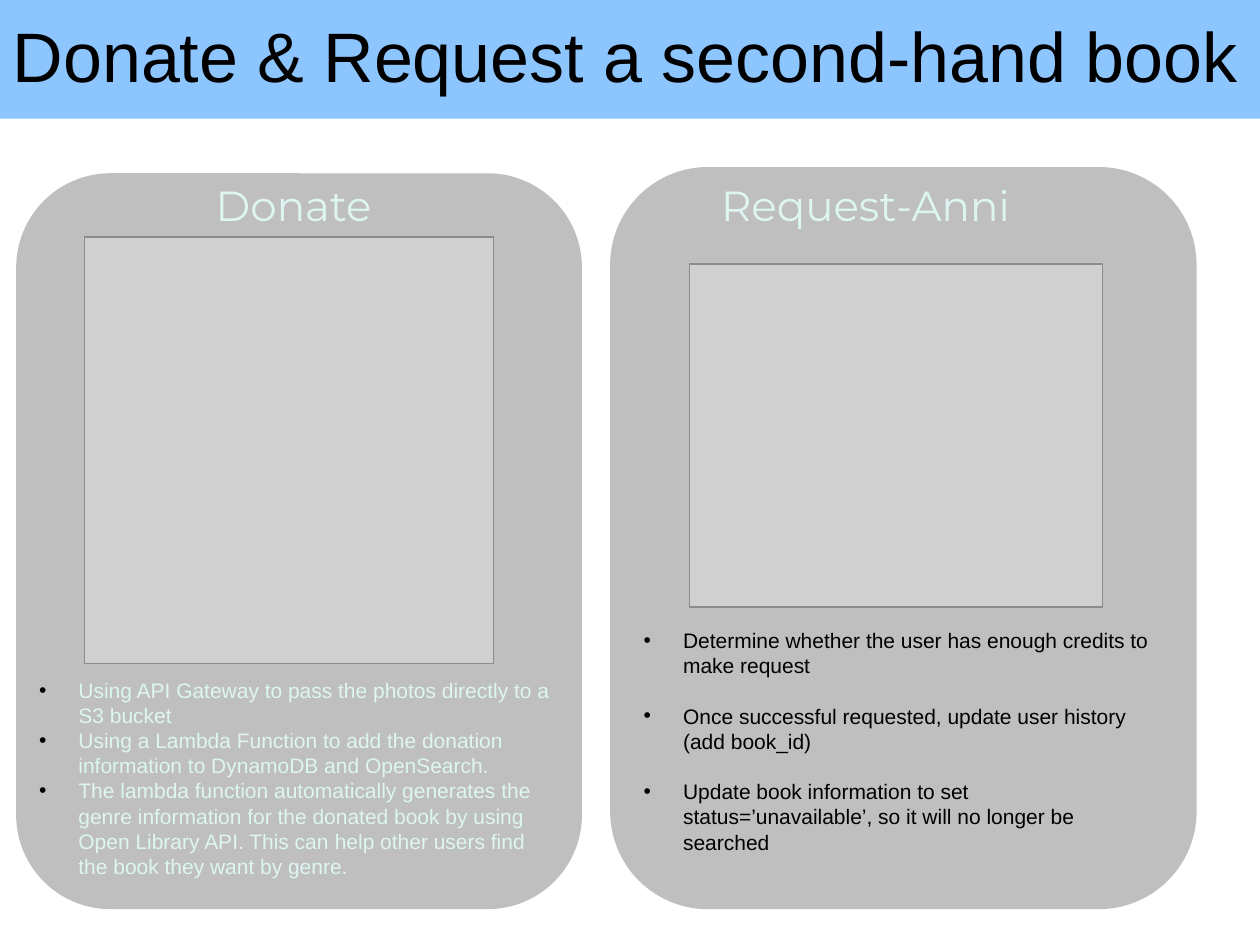
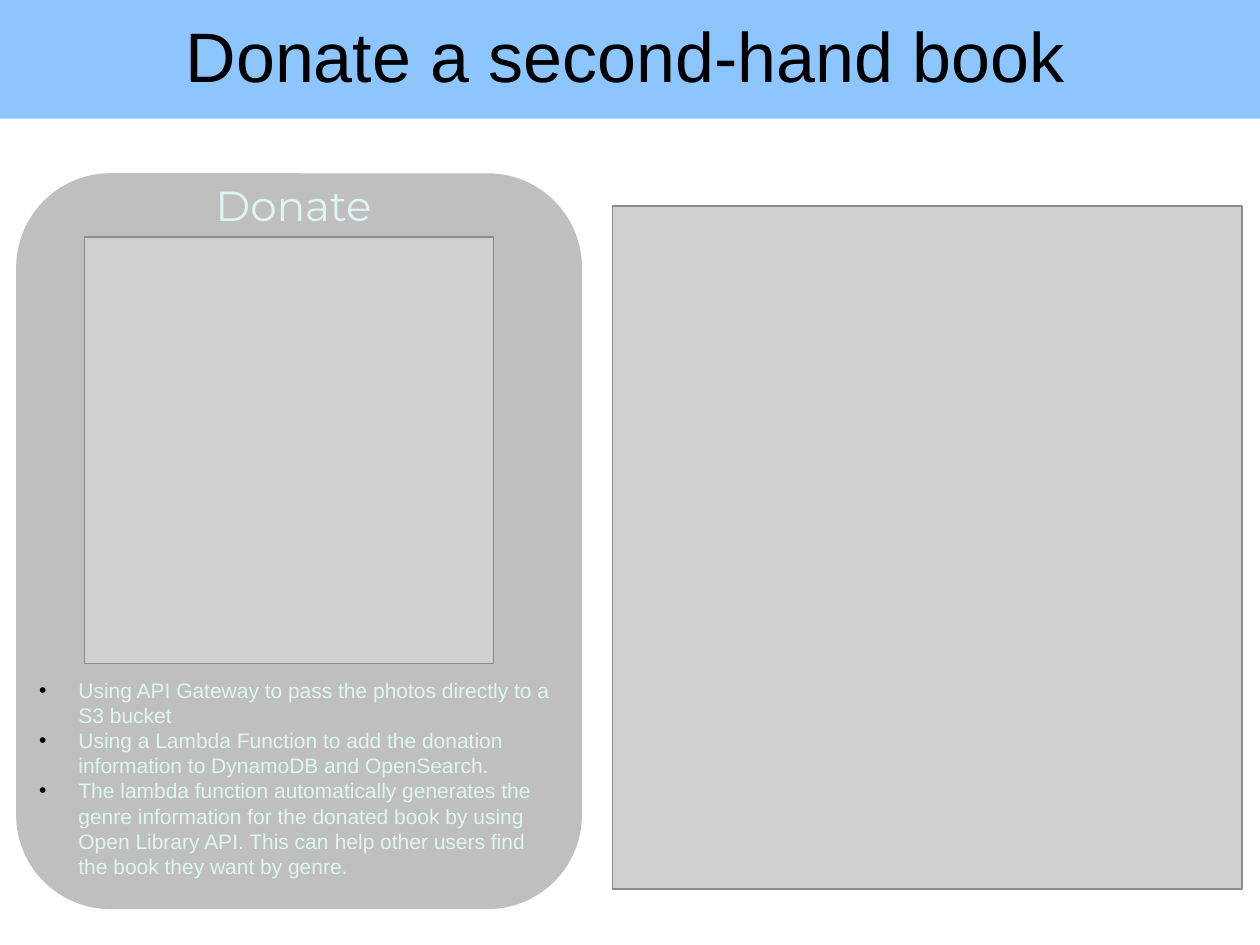
Before and after one commit to thcui/book-exchange, a slide deck: slide 4 of presentation-book-exchange.pptx. Drawn at 1260x945 pixels with LibreOffice and Linux fonts; fonts in the diff are those of the drawing; grey boxes stand for pictures; background and template pictures are left out. Boxes give left, top, right and bottom in pixels: in the first picture for what was removed or moved away, otherwise in the second. Text is boxed around its words. In the diff, an @@ line names an element or a change of style, - is before the commit and + after.

```diff
--- a/presentation-book-exchange.pptx
+++ b/presentation-book-exchange.pptx
@@ title at [186, 31, 1065, 83]: text changed @@
-Donate & Request a second-hand book
+Donate a second-hand book
@@ rounded rectangle removed at [610, 168, 1196, 910] @@
@@ picture added at [612, 207, 1242, 890] @@
@@ text removed at [721, 190, 1010, 229] @@
-Request-Anni
@@ picture removed at [689, 265, 1102, 607] @@
@@ text removed at [683, 633, 1147, 850] @@
-• Determine whether the user has enough credits to make request
-• Once successful requested, update user history (add book_id)
-• Update book information to set status=’unavailable’, so it will no longer be searched
```
Also in this commit, not shown: 3 other slides changed, 1 slide added.
